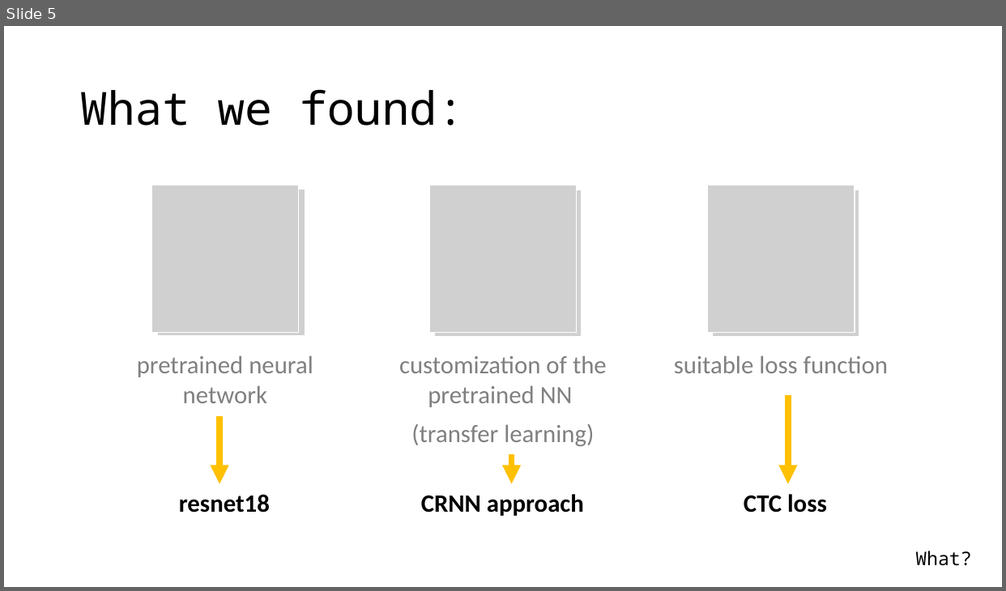
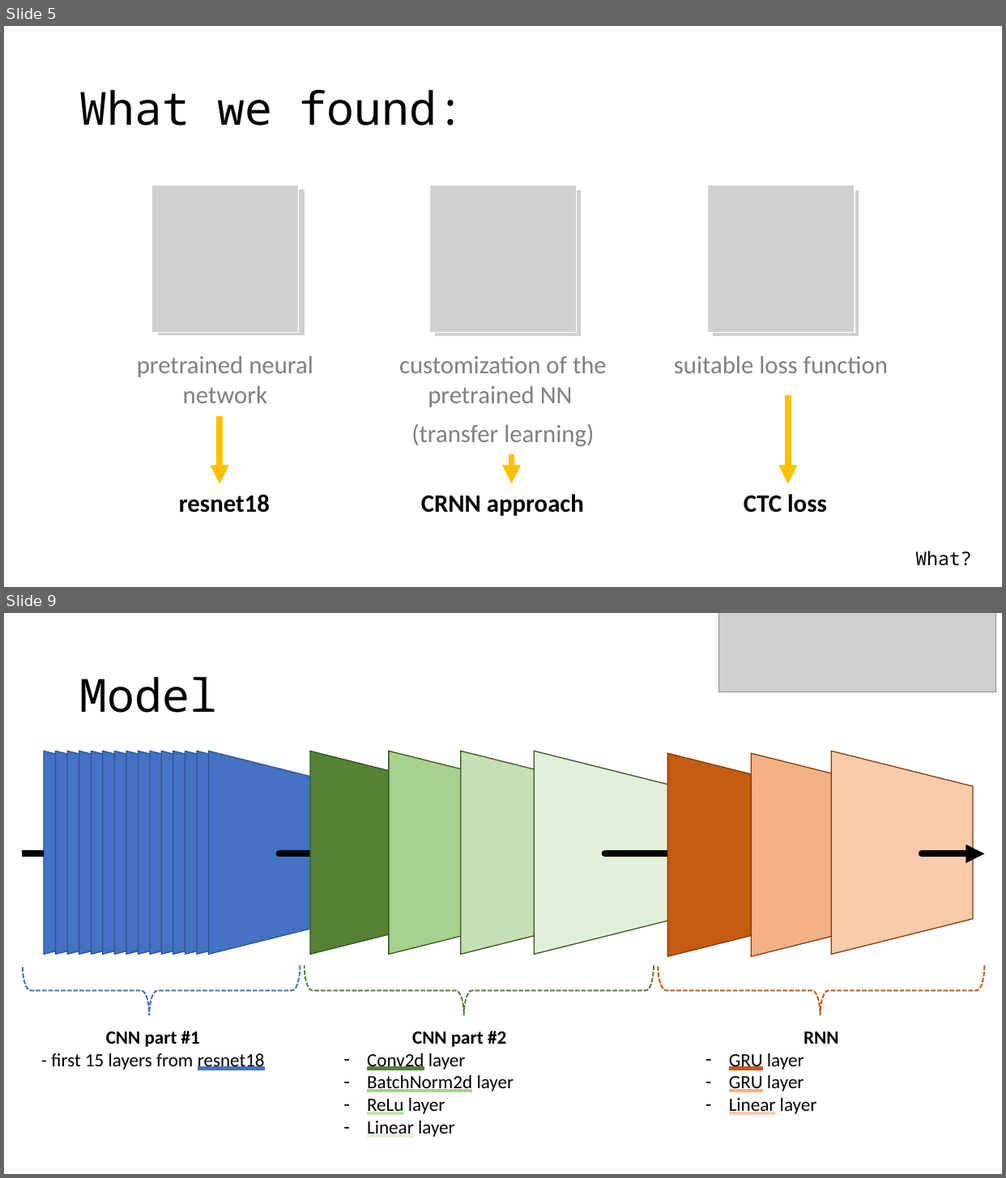
Before and after one commit to Strojove-uceni/final-projects-i_am_not_a_robot, a slide deck: presentation/Final_presentation_draft.pptx. Shown one above the other, each under a label of ours: slide 5 before the commit, slides 5 and 9 after it; the slides between them are not shown. The pictures are 1006x591 and 1006x1178 pixels, drawn with LibreOffice and Linux fonts; fonts in the diff are those of the drawing; grey boxes stand for pictures. Boxes give left, top, right and bottom in pixels: in the first picture for what was removed or moved away, otherwise in the second. Text is boxed around its words. In the diff, an @@ line names an element or a change of style, - is before the commit and + after.

```diff
--- a/presentation/Final_presentation_draft.pptx
+++ b/presentation/Final_presentation_draft.pptx
@@ slide 9 added at bbox=[4, 613, 1002, 1174], background #FFFFFF @@
@@ picture added at bbox=[719, 613, 997, 692] @@
@@ title added at bbox=[80, 677, 217, 713], 44 pt, text #000000 @@
+Model
@@ group added at bbox=[22, 752, 985, 1016]: 22 trapezoids, 3 lines, 3 left braces, 1 arrow @@
@@ text added at bbox=[51, 1031, 265, 1071], 18 pt, text #000000 @@
+CNN part #1
+- first 15 layers from resnet18
@@ text added at bbox=[367, 1031, 514, 1137], 18 pt, text #000000 @@
+CNN part #2
+– Conv2d layer
+– BatchNorm2d layer
+– ReLu layer
+– Linear layer
@@ text added at bbox=[729, 1032, 838, 1115], 18 pt, text #000000 @@
+RNN
+– GRU layer
+– GRU layer
+– Linear layer
```
Also in this commit, not shown: 4 slides changed, 7 other slides added, 4 slides removed.
